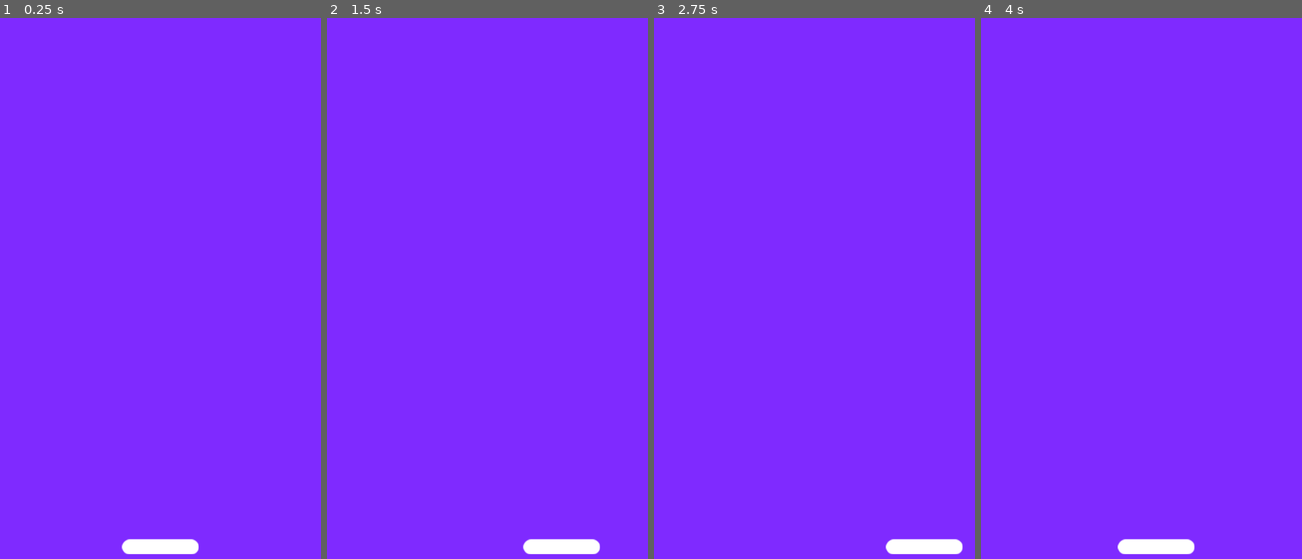
Above: before the commit, frames 1-4 (left to right).
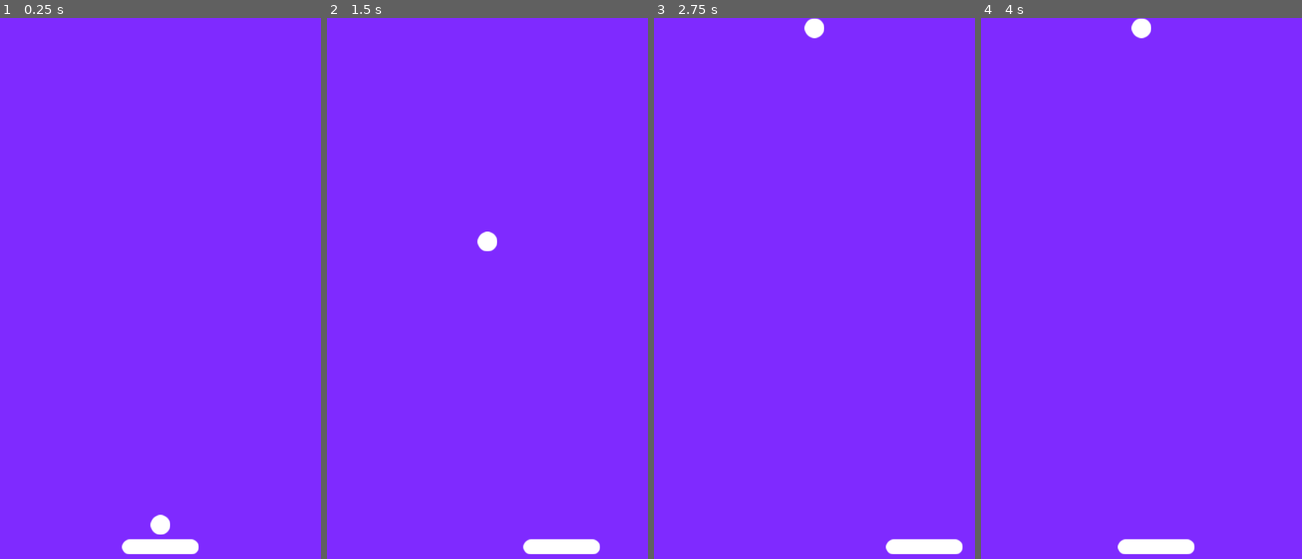
Above: after the commit, the same moments.

Repository: felipemaximo01/SpacePongGame
Game: Godot game, scene res://scenes/game.tscn
Two runs of this game, one before a commit and one after it. Both use one fixed random seed, a clock stepped at 60 frames per second and the inputs below.
Inputs:
- Up to frame 1 (0.25 s): no input
- Up to frame 2 (1.5 s): tap Enter at 0.5 s; hold Right (ui_right) 0.53-1.28 s; hold Space (Start, bound only after the commit) 0.53-1.28 s; hold Left (ui_left) from 1.28 s (still down); tap Space (Start, bound only after the commit) at 1.35 s
- Up to frame 3 (2.75 s): release Left (ui_left) at 2.03 s; hold Right (ui_right) from 2.03 s (still down); hold Space (Start, bound only after the commit) from 2.03 s (still down)
- Up to frame 4 (4 s): release Space (Start, bound only after the commit) at 2.78 s; tap Space (Start, bound only after the commit) at 2.85, 3.5 s; release Right (ui_right) at 3.53 s; hold Left (ui_left) from 3.53 s (still down); hold Space (Start, bound only after the commit) from 3.53 s (still down)

The runs differ from the first frame. In frame 1, 0.2% of the frame differs, in the area x 46-54%, y 91-96%; in frame 2, 0.2%; in frame 3, 0.2%; in frame 4, 0.2%.

Commit message:
criando lancamento da bola para iniciar o jogo

Diff:
--- a/project.godot
+++ b/project.godot
@@ -21,6 +21,14 @@
 window/size/viewport_height=960
 window/handheld/orientation=1
 
+[input]
+
+Start={
+"deadzone": 0.5,
+"events": [Object(InputEventKey,"resource_local_to_scene":false,"resource_name":"","device":-1,"window_id":0,"alt_pressed":false,"shift_pressed":false,"ctrl_pressed":false,"meta_pressed":false,"pressed":false,"keycode":0,"physical_keycode":32,"key_label":0,"unicode":32,"echo":false,"script":null)
+]
+}
+
 [rendering]
 
 renderer/rendering_method="mobile"
--- /dev/null
+++ b/scenes/ball.tscn
@@ -0,0 +1,16 @@
+[gd_scene load_steps=4 format=3 uid="uid://0b4i37bgjgwt"]
+
+[ext_resource type="Script" path="res://scripts/ball.gd" id="1_6vgpx"]
+[ext_resource type="Texture2D" uid="uid://bivr60y700s4n" path="res://sprites/Bola.png" id="1_8d1qq"]
+
+[sub_resource type="CircleShape2D" id="CircleShape2D_xkon3"]
+radius = 17.0
+
+[node name="Ball" type="CharacterBody2D"]
+script = ExtResource("1_6vgpx")
+
+[node name="Sprite2D" type="Sprite2D" parent="."]
+texture = ExtResource("1_8d1qq")
+
+[node name="CollisionShape2D" type="CollisionShape2D" parent="."]
+shape = SubResource("CircleShape2D_xkon3")
--- a/scenes/game.tscn
+++ b/scenes/game.tscn
@@ -1,7 +1,8 @@
-[gd_scene load_steps=6 format=3 uid="uid://b7njffkec6tw"]
+[gd_scene load_steps=7 format=3 uid="uid://b7njffkec6tw"]
 
 [ext_resource type="Texture2D" uid="uid://vv2ejy3yiofw" path="res://sprites/Fundo1.png" id="1_kuobb"]
 [ext_resource type="PackedScene" uid="uid://dcdq8v8vn7la8" path="res://scenes/player.tscn" id="2_ng8go"]
+[ext_resource type="PackedScene" uid="uid://0b4i37bgjgwt" path="res://scenes/ball.tscn" id="3_376gp"]
 
 [sub_resource type="RectangleShape2D" id="RectangleShape2D_j7cj6"]
 size = Vector2(599, 20)
@@ -45,3 +46,6 @@
 position = Vector2(266.5, 970)
 shape = SubResource("RectangleShape2D_ihavo")
 debug_color = Color(0.68193, 0, 0.12125, 0.419608)
+
+[node name="Ball" parent="." instance=ExtResource("3_376gp")]
+position = Vector2(270, 850)
--- /dev/null
+++ b/scripts/ball.gd
@@ -0,0 +1,14 @@
+extends CharacterBody2D
+
+var started = false
+var start_speed = 500
+
+func _physics_process(delta):
+	if Input.is_action_pressed("Start") and started == false:
+		start_game()
+
+	move_and_collide(velocity*delta)
+
+func start_game():
+	started = true
+	velocity.y = -start_speed
--- a/scripts/player.gd
+++ b/scripts/player.gd
@@ -1,14 +1,19 @@
 extends CharacterBody2D
 
 @export var speed = 400
+
+var ball
+
+func _ready():
+	ball = get_parent().get_node("Ball")
 
 func _physics_process(delta):
 
 	velocity.x = 0
 
-	if Input.is_action_pressed("ui_left"):
+	if Input.is_action_pressed("ui_left") and ball.started == true:
 		velocity.x -= speed
-	if Input.is_action_pressed("ui_right"):
+	if Input.is_action_pressed("ui_right") and ball.started == true:
 		velocity.x += speed
 
 	move_and_collide(velocity * delta)
